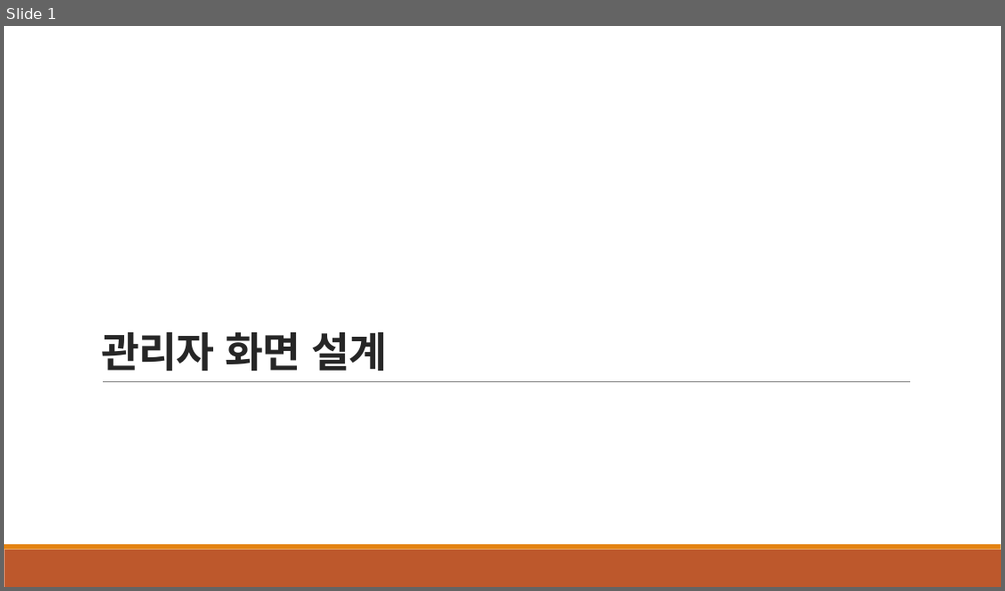
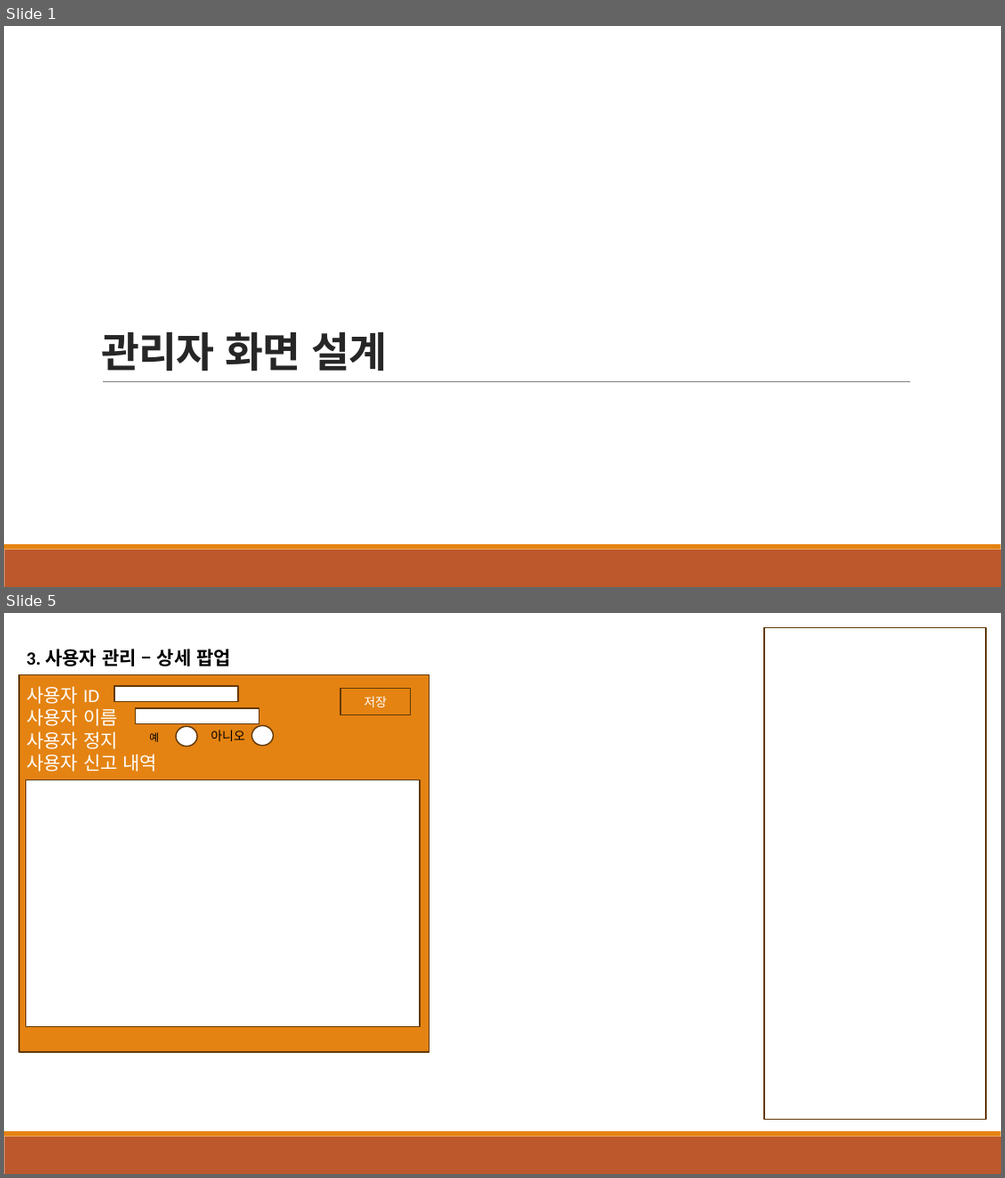
Before and after one commit to msj-0709/hush-project, a slide deck: 화면 설계.pptx. Shown one above the other, each under a label of ours: slide 1 before the commit, slides 1 and 5 after it; the slides between them are not shown. The pictures are 1005x591 and 1005x1178 pixels, drawn with LibreOffice and Linux fonts; fonts in the diff are those of the drawing. Boxes give left, top, right and bottom in pixels: in the first picture for what was removed or moved away, otherwise in the second. Text is boxed around its words. In the diff, an @@ line names an element or a change of style, - is before the commit and + after.

Commit message:
관리자 화면 프로젝트 생성

```diff
--- a/화면 설계.pptx
+++ b/화면 설계.pptx
@@ slide 5 added at <box>4,613,1001,1174</box>, background #FFFFFF; not listed: 2 template elements that a slide beside it also shows @@
@@ rectangle added at <box>764,628,986,1119</box>, outline #643908 1.25 pt @@
@@ text added at <box>26,649,231,666</box>, 18 pt, text #000000, bold @@
+3. 사용자 관리 – 상세 팝업
@@ rectangle added at <box>19,675,429,1052</box>, fill #E48312, outline #643908 1.25 pt, 18 pt, text #FFFFFF @@
+사용자 ID
+사용자 이름
+사용자 정지
+사용자 신고 내역
@@ rectangle added at <box>114,686,238,702</box>, fill #FFFFFF, outline #643908 1.25 pt @@
@@ rectangle added at <box>340,689,411,715</box>, fill #E48312, outline #643908 1.25 pt, 12 pt, text #FFFFFF @@
+저장
@@ rectangle added at <box>136,708,259,723</box>, fill #FFFFFF, outline #643908 1.25 pt @@
@@ text added at <box>149,732,159,742</box>, 10 pt, text #000000 @@
+예
@@ ellipse added at <box>176,727,198,747</box>, fill #FFFFFF, outline #643908 1.25 pt @@
@@ text added at <box>210,730,245,741</box>, 12 pt, text #000000 @@
+아니오
@@ ellipse added at <box>251,726,273,747</box>, fill #FFFFFF, outline #643908 1.25 pt @@
@@ rectangle added at <box>25,779,420,1027</box>, fill #FFFFFF, outline #643908 1.25 pt @@
```
Also in this commit, not shown: 3 slides changed, 6 other slides added, 1 slide removed, 18 other files.
